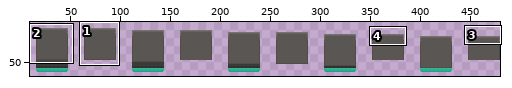
Edited in one commit: sprite sheet (Assets/Sprites/Enviroment/Bridges.png). The first picture is a wide view before the edit; the outline marks the close-up.
Close-up. As it was:
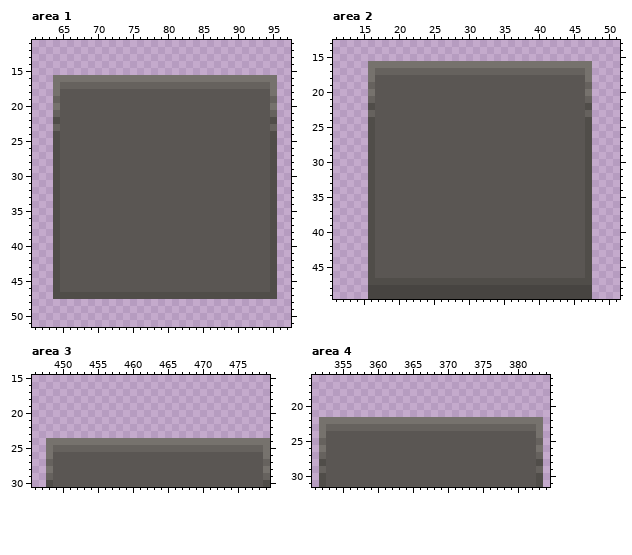
The file is 480x96 pixels. Colours within 5 levels of each other are drawn and written as one. Shown: area 1: x 61..97, y 11..51; area 2: x 11..51, y 13..49; area 3: x 446..479, y 15..30; area 4: x 351..384, y 16..31. The wide view leaves out empty margins. The commit also changed other parts of the picture, which this record leaves out.
The same view after the edit:
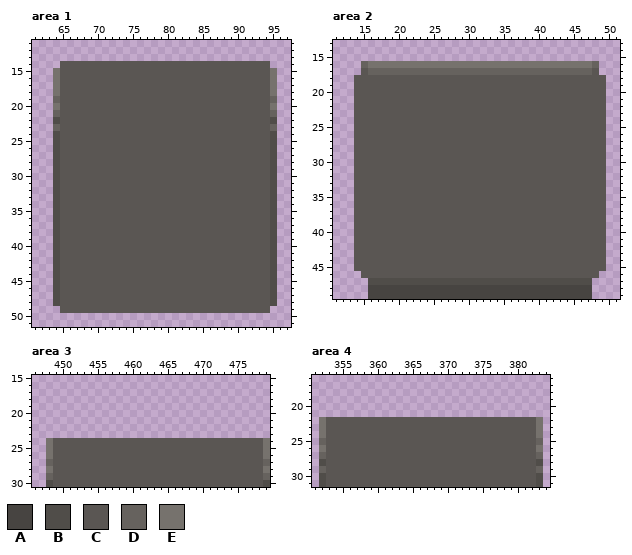
Palette (. is transparent): A #474441  B #504d49  C #5a5653  D #66625e  E #76726d
Change:
--- area 1
@@ x 61..97 @@
 13 .....................................
-14 .....................................
-15 .....................................
-16 ...EEEEEEEEEEEEEEEEEEEEEEEEEEEEEEEE..
-17 ...EDDDDDDDDDDDDDDDDDDDDDDDDDDDDDDE..
+14 ....CCCCCCCCCCCCCCCCCCCCCCCCCCCCCC...
+15 ...ECCCCCCCCCCCCCCCCCCCCCCCCCCCCCCE..
+16 ...ECCCCCCCCCCCCCCCCCCCCCCCCCCCCCCE..
+17 ...ECCCCCCCCCCCCCCCCCCCCCCCCCCCCCCE..
 18 ...ECCCCCCCCCCCCCCCCCCCCCCCCCCCCCCE..
@@ x 61..97 @@
 46 ...BCCCCCCCCCCCCCCCCCCCCCCCCCCCCCCB..
-47 ...BBBBBBBBBBBBBBBBBBBBBBBBBBBBBBBB..
-48 .....................................
-49 .....................................
+47 ...BCCCCCCCCCCCCCCCCCCCCCCCCCCCCCCB..
+48 ...BCCCCCCCCCCCCCCCCCCCCCCCCCCCCCCB..
+49 ....CCCCCCCCCCCCCCCCCCCCCCCCCCCCCC...
 50 .....................................
--- area 2
@@ x 11..51 @@
 15 .........................................
-16 .....EEEEEEEEEEEEEEEEEEEEEEEEEEEEEEEE....
-17 .....EDDDDDDDDDDDDDDDDDDDDDDDDDDDDDDE....
-18 .....ECCCCCCCCCCCCCCCCCCCCCCCCCCCCCCE....
-19 .....DCCCCCCCCCCCCCCCCCCCCCCCCCCCCCCD....
-20 .....ECCCCCCCCCCCCCCCCCCCCCCCCCCCCCCE....
-21 .....DCCCCCCCCCCCCCCCCCCCCCCCCCCCCCCD....
-22 .....BCCCCCCCCCCCCCCCCCCCCCCCCCCCCCCB....
-23 .....DCCCCCCCCCCCCCCCCCCCCCCCCCCCCCCD....
-24 .....BCCCCCCCCCCCCCCCCCCCCCCCCCCCCCCB....
-25 .....BCCCCCCCCCCCCCCCCCCCCCCCCCCCCCCB....
-26 .....BCCCCCCCCCCCCCCCCCCCCCCCCCCCCCCB....
-27 .....BCCCCCCCCCCCCCCCCCCCCCCCCCCCCCCB....
-28 .....BCCCCCCCCCCCCCCCCCCCCCCCCCCCCCCB....
-29 .....BCCCCCCCCCCCCCCCCCCCCCCCCCCCCCCB....
-30 .....BCCCCCCCCCCCCCCCCCCCCCCCCCCCCCCB....
-31 .....BCCCCCCCCCCCCCCCCCCCCCCCCCCCCCCB....
-32 .....BCCCCCCCCCCCCCCCCCCCCCCCCCCCCCCB....
-33 .....BCCCCCCCCCCCCCCCCCCCCCCCCCCCCCCB....
-34 .....BCCCCCCCCCCCCCCCCCCCCCCCCCCCCCCB....
-35 .....BCCCCCCCCCCCCCCCCCCCCCCCCCCCCCCB....
-36 .....BCCCCCCCCCCCCCCCCCCCCCCCCCCCCCCB....
-37 .....BCCCCCCCCCCCCCCCCCCCCCCCCCCCCCCB....
-38 .....BCCCCCCCCCCCCCCCCCCCCCCCCCCCCCCB....
-39 .....BCCCCCCCCCCCCCCCCCCCCCCCCCCCCCCB....
-40 .....BCCCCCCCCCCCCCCCCCCCCCCCCCCCCCCB....
-41 .....BCCCCCCCCCCCCCCCCCCCCCCCCCCCCCCB....
-42 .....BCCCCCCCCCCCCCCCCCCCCCCCCCCCCCCB....
-43 .....BCCCCCCCCCCCCCCCCCCCCCCCCCCCCCCB....
-44 .....BCCCCCCCCCCCCCCCCCCCCCCCCCCCCCCB....
-45 .....BCCCCCCCCCCCCCCCCCCCCCCCCCCCCCCB....
-46 .....BCCCCCCCCCCCCCCCCCCCCCCCCCCCCCCB....
+16 ....DEEEEEEEEEEEEEEEEEEEEEEEEEEEEEEEED...
+17 ....CDDDDDDDDDDDDDDDDDDDDDDDDDDDDDDDDC...
+18 ...CCCCCCCCCCCCCCCCCCCCCCCCCCCCCCCCCCCC..
+19 ...CCCCCCCCCCCCCCCCCCCCCCCCCCCCCCCCCCCC..
+20 ...CCCCCCCCCCCCCCCCCCCCCCCCCCCCCCCCCCCC..
+21 ...CCCCCCCCCCCCCCCCCCCCCCCCCCCCCCCCCCCC..
+22 ...CCCCCCCCCCCCCCCCCCCCCCCCCCCCCCCCCCCC..
+23 ...CCCCCCCCCCCCCCCCCCCCCCCCCCCCCCCCCCCC..
+24 ...CCCCCCCCCCCCCCCCCCCCCCCCCCCCCCCCCCCC..
+25 ...CCCCCCCCCCCCCCCCCCCCCCCCCCCCCCCCCCCC..
+26 ...CCCCCCCCCCCCCCCCCCCCCCCCCCCCCCCCCCCC..
+27 ...CCCCCCCCCCCCCCCCCCCCCCCCCCCCCCCCCCCC..
+28 ...CCCCCCCCCCCCCCCCCCCCCCCCCCCCCCCCCCCC..
+29 ...CCCCCCCCCCCCCCCCCCCCCCCCCCCCCCCCCCCC..
+30 ...CCCCCCCCCCCCCCCCCCCCCCCCCCCCCCCCCCCC..
+31 ...CCCCCCCCCCCCCCCCCCCCCCCCCCCCCCCCCCCC..
+32 ...CCCCCCCCCCCCCCCCCCCCCCCCCCCCCCCCCCCC..
+33 ...CCCCCCCCCCCCCCCCCCCCCCCCCCCCCCCCCCCC..
+34 ...CCCCCCCCCCCCCCCCCCCCCCCCCCCCCCCCCCCC..
+35 ...CCCCCCCCCCCCCCCCCCCCCCCCCCCCCCCCCCCC..
+36 ...CCCCCCCCCCCCCCCCCCCCCCCCCCCCCCCCCCCC..
+37 ...CCCCCCCCCCCCCCCCCCCCCCCCCCCCCCCCCCCC..
+38 ...CCCCCCCCCCCCCCCCCCCCCCCCCCCCCCCCCCCC..
+39 ...CCCCCCCCCCCCCCCCCCCCCCCCCCCCCCCCCCCC..
+40 ...CCCCCCCCCCCCCCCCCCCCCCCCCCCCCCCCCCCC..
+41 ...CCCCCCCCCCCCCCCCCCCCCCCCCCCCCCCCCCCC..
+42 ...CCCCCCCCCCCCCCCCCCCCCCCCCCCCCCCCCCCC..
+43 ...CCCCCCCCCCCCCCCCCCCCCCCCCCCCCCCCCCCC..
+44 ...CCCCCCCCCCCCCCCCCCCCCCCCCCCCCCCCCCCC..
+45 ...CCCCCCCCCCCCCCCCCCCCCCCCCCCCCCCCCCCC..
+46 ....CCCCCCCCCCCCCCCCCCCCCCCCCCCCCCCCCC...
 47 .....BBBBBBBBBBBBBBBBBBBBBBBBBBBBBBBB....
--- area 3
@@ x 446..479 @@
 23 ..................................
-24 ..EEEEEEEEEEEEEEEEEEEEEEEEEEEEEEEE
-25 ..EDDDDDDDDDDDDDDDDDDDDDDDDDDDDDDE
+24 ..ECCCCCCCCCCCCCCCCCCCCCCCCCCCCCCE
+25 ..ECCCCCCCCCCCCCCCCCCCCCCCCCCCCCCE
 26 ..ECCCCCCCCCCCCCCCCCCCCCCCCCCCCCCE
--- area 4
@@ x 351..384 @@
 21 ..................................
-22 .EEEEEEEEEEEEEEEEEEEEEEEEEEEEEEEE.
-23 .EDDDDDDDDDDDDDDDDDDDDDDDDDDDDDDE.
+22 .ECCCCCCCCCCCCCCCCCCCCCCCCCCCCCCE.
+23 .ECCCCCCCCCCCCCCCCCCCCCCCCCCCCCCE.
 24 .ECCCCCCCCCCCCCCCCCCCCCCCCCCCCCCE.
Where, in picture pixels (left, top, right, bottom), the same in both close-ups:
changed: (53, 61, 277, 89)
changed: (53, 292, 277, 313)
changed: (354, 61, 375, 278)
changed: (585, 61, 606, 278)
changed: (53, 438, 263, 452)
changed: (326, 417, 536, 431)
